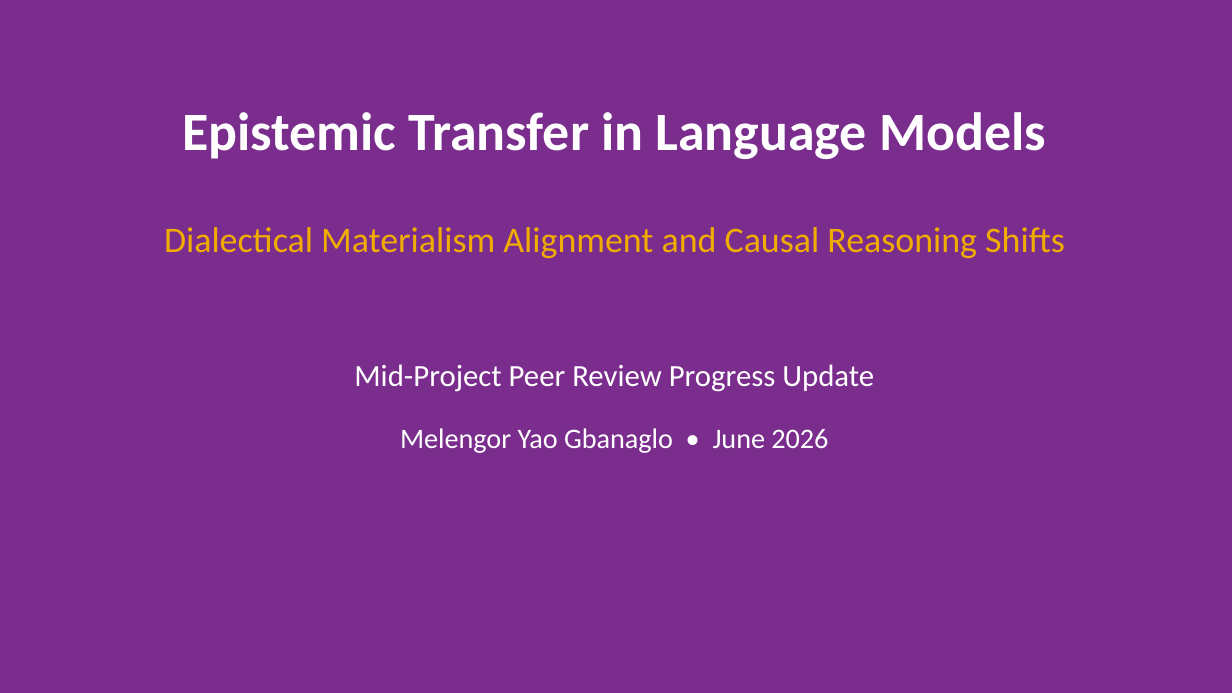
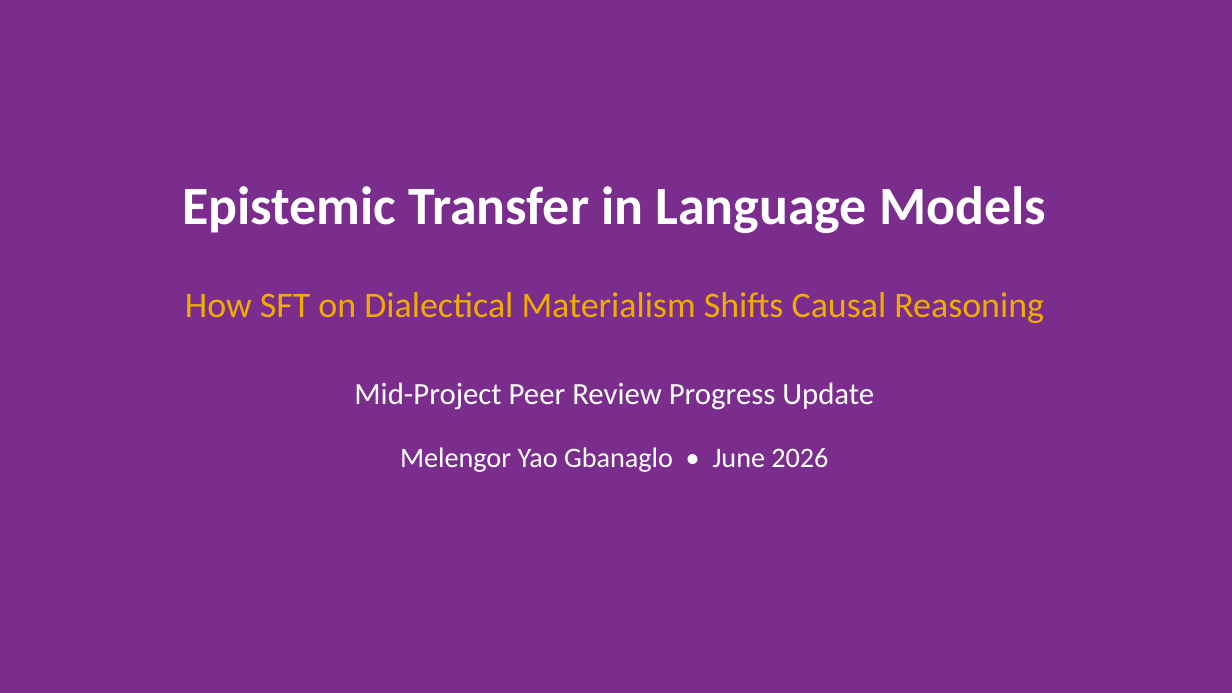
Before and after one commit to gbangban/ai-ideology-study, a slide deck: slide 1 of docs/proposals/peer_review_progress_slides.pptx. Drawn at 1232x693 pixels with LibreOffice and Linux fonts; fonts in the diff are those of the drawing. Boxes give left, top, right and bottom in pixels: in the first picture for what was removed or moved away, otherwise in the second. Text is boxed around its words. In the diff, an @@ line names an element or a change of style, - is before the commit and + after.

Commit message:
style: refine slide generator and update paper narrative
Update `generate_peer_review_slides.py` with a structured story arc,
style guide, and new background fill utilities for visual consistency.
Refine LaTeX narrative to remove hedging language and clarify the
distinction between formal and applied causal reasoning results.
Add research reference PDFs to `.gitignore` to exclude large files.

```diff
--- a/docs/proposals/peer_review_progress_slides.pptx
+++ b/docs/proposals/peer_review_progress_slides.pptx
@@ text "Epistemic Transfer in Language Models": place and size @@
-text "Epistemic Transfer in Language Models" at (182,112,1046,159)
+text "Epistemic Transfer in Language Models" at (182,186,1046,233)
@@ text at (185,292,1044,323): text changed @@
-Dialectical Materialism Alignment and Causal Reasoning Shifts
+How SFT on Dialectical Materialism Shifts Causal Reasoning
@@ text "Mid-Project Peer Review Progress Update": place and size @@
-text "Mid-Project Peer Review Progress Update" at (354,364,874,392)
+text "Mid-Project Peer Review Progress Update" at (354,382,874,410)
@@ text "Melengor Yao Gbanaglo • June ...": place and size @@
-text "Melengor Yao Gbanaglo • June ..." at (400,428,828,453)
+text "Melengor Yao Gbanaglo • June ..." at (400,447,828,472)
```
Also in this commit, not shown: 1 other slide changed, 7 slides added, 8 slides removed, 9 other files.
